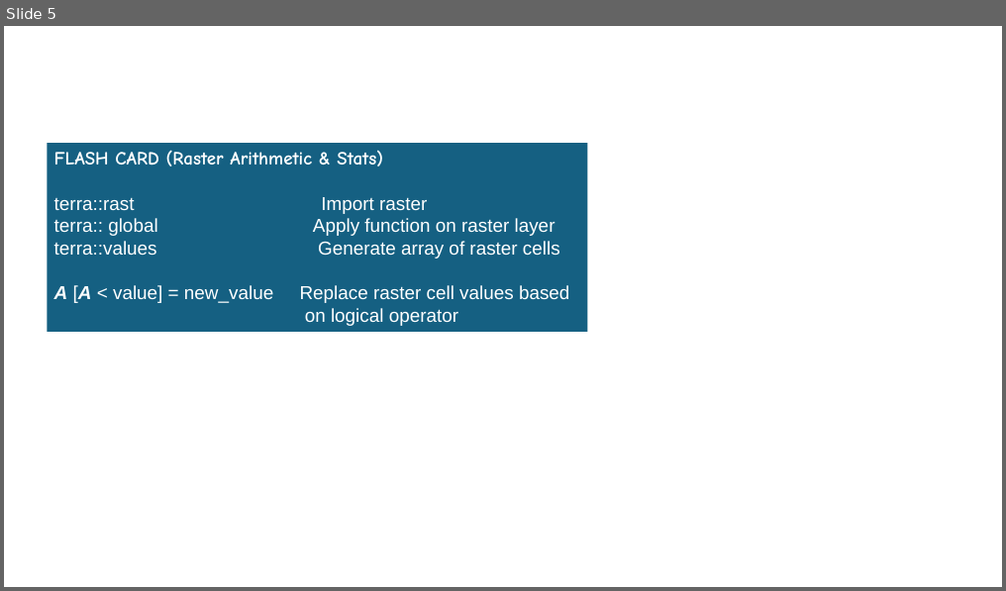
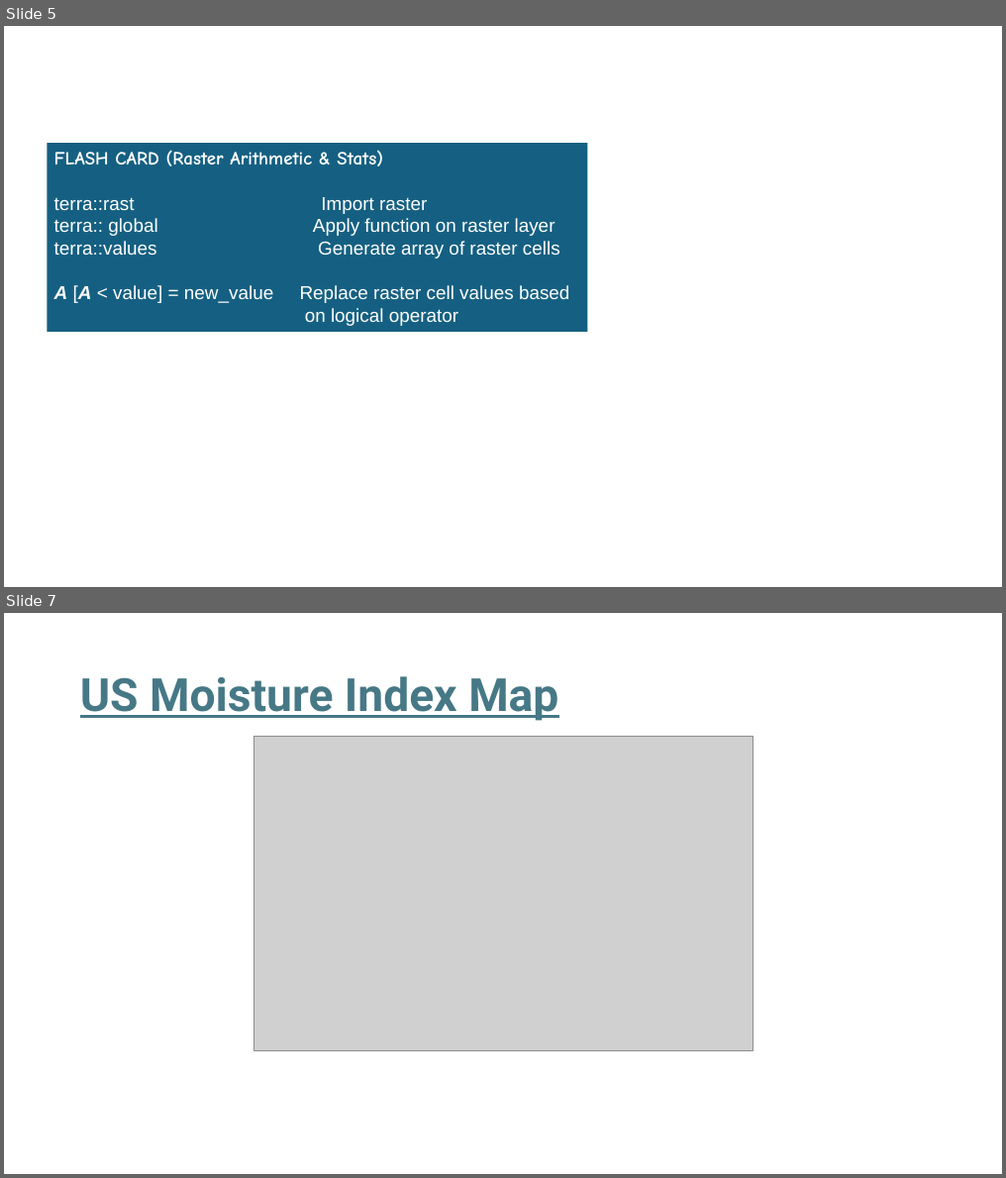
Before and after one commit to Vinit-Sehgal/AGRO4092, a slide deck: plots.pptx. Shown one above the other, each under a label of ours: slide 5 before the commit, slides 5 and 7 after it; the slides between them are not shown. The pictures are 1006x591 and 1006x1178 pixels, drawn with LibreOffice and Linux fonts; fonts in the diff are those of the drawing; grey boxes stand for pictures. Boxes give left, top, right and bottom in pixels: in the first picture for what was removed or moved away, otherwise in the second. Text is boxed around its words. In the diff, an @@ line names an element or a change of style, - is before the commit and + after.

```diff
--- a/plots.pptx
+++ b/plots.pptx
@@ slide 7 added at box(4, 613, 1002, 1174), background #FFFFFF @@
@@ title added at box(80, 676, 558, 721), 44 pt, text #467886, bold, underline @@
+US Moisture Index Map
@@ picture added at box(253, 737, 752, 1051) @@
```
Also in this commit, not shown: 1 other slide added, 51 other files.
